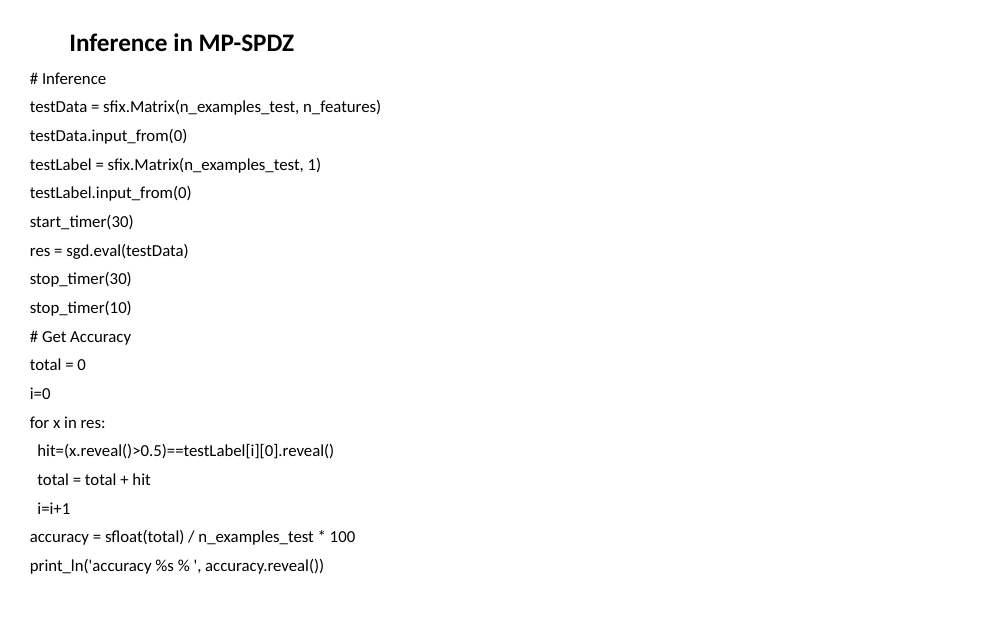
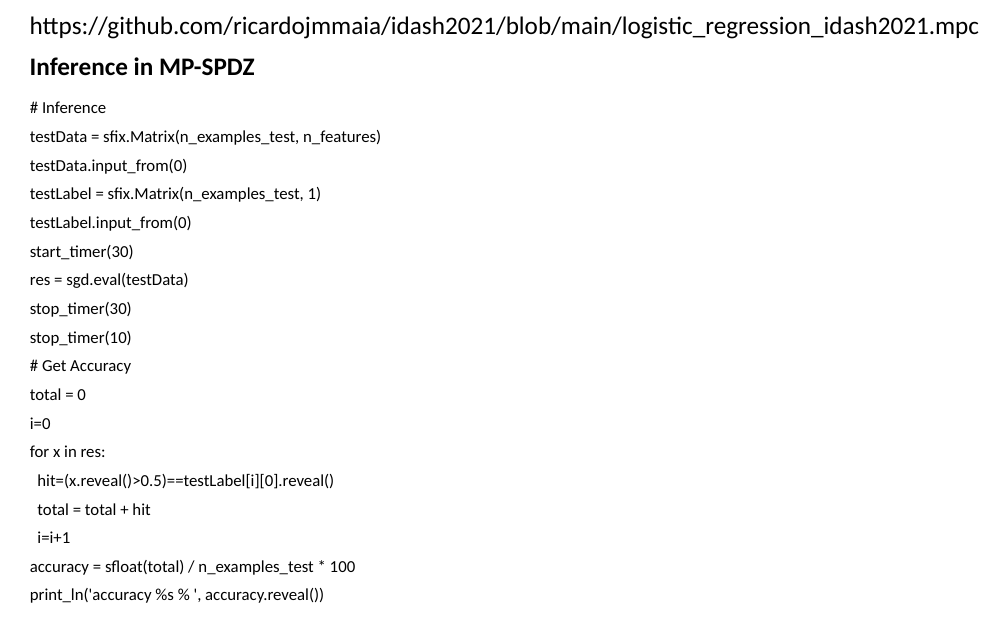
Before and after one commit to DavidByteBit/idash2021, a slide deck: slide 6 of idash2021.pptx (slide 8 before the commit). Drawn at 1008x630 pixels with LibreOffice and Linux fonts; fonts in the diff are those of the drawing. Boxes give left, top, right and bottom in pixels: in the first picture for what was removed or moved away, otherwise in the second. Text is boxed around its words. In the diff, an @@ line names an element or a change of style, - is before the commit and + after.

Commit message:
idash2021

```diff
--- a/idash2021.pptx
+++ b/idash2021.pptx
@@ text added at (30,16,979,39), 18 pt, text #000000 @@
+https://github.com/ricardojmmaia/idash2021/blob/main/logistic_regression_idash2021.mpc
@@ text "Inference in MP-SPDZ": place and size @@
-text "Inference in MP-SPDZ" at (69,33,295,52)
+text "Inference in MP-SPDZ" at (30,57,255,76)
@@ text "# Inference": place and size @@
-text "# Inference" at (30,72,381,574)
+text "# Inference" at (30,101,381,603)
```
Also in this commit, not shown: 7 other slides changed, 1 slide added.
